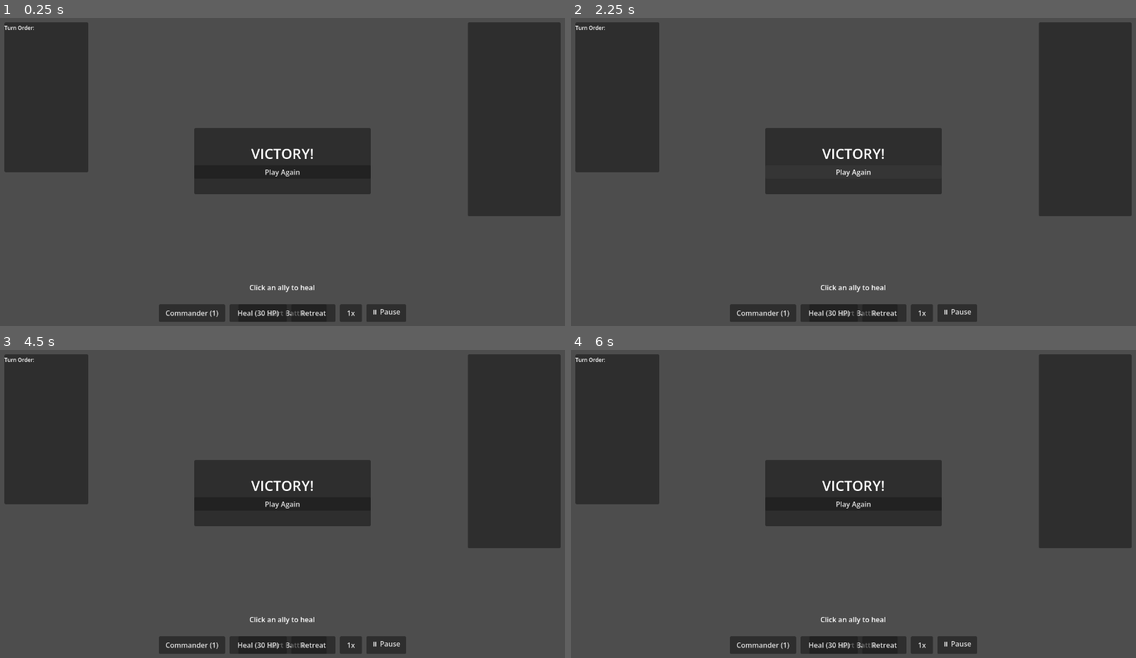
Above: before the commit, frames 1-4 (two rows, left to right).
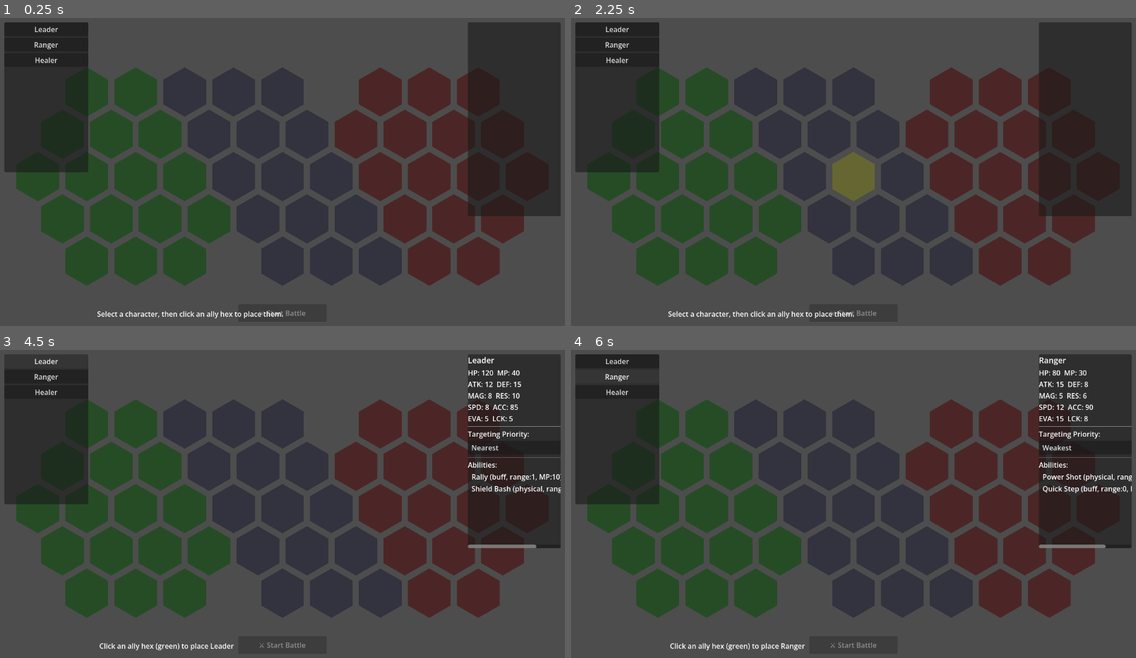
Above: after the commit, the same moments.

Repository: TunaCan-Jerry/automatic-dreamland
Game: Godot game, scene res://scenes/battle/battle.tscn
Two runs of this game, one before a commit and one after it. Both use one fixed random seed, a clock stepped at 60 frames per second and the inputs below.
Inputs (mouse positions are in pixels of both pictures, inside the frame that each line leads up to):
- Up to frame 1 (0.25 s): no input
- Up to frame 2 (2.25 s): click (853, 313) at 0.5 s, where only the run before the commit has a clickable "⚔ Start Battle"; click (853, 313) at 1.25 s, where only the run before the commit has a clickable "⚔ Start Battle"; click (853, 172) at 2 s, where only the run before the commit has a clickable "Play Again"
- Up to frame 3 (4.5 s): click (282, 504) at 2.75 s, where only the run before the commit has a clickable "Play Again"; click (282, 504) at 3.5 s, where only the run before the commit has a clickable "Play Again"; click (45, 362) at 4.25 s, where only the run after the commit has a clickable "Leader"
- Up to frame 4 (6 s): click (763, 645) at 5 s, where only the run before the commit has a clickable "Commander (1)"; click (616, 377) at 5.75 s, where only the run after the commit has a clickable "Ranger"

The runs differ from the first frame. In frame 1, 37% of the frame differs, in the area x 0-93%, y 2-99%; in frame 2, 37%; in frame 3, 39%, in the area x 0-100%, y 2-99%; in frame 4, 39%.
Error before the commit: Parse Error: Cannot infer the type of "updated" variable because the value doesn't have a set type. (res://scripts/data/combatant_data.gd:52)

Commit message:
fix: UI mouse passthrough and combat AI rename
Set mouse_filter to IGNORE on full-screen UI Controls so hex
tiles underneath receive click input. Rename move_toward to
move_combatant_toward to avoid Godot builtin conflict. Fix
type inference on dict duplicate.

Co-Authored-By: Claude Opus 4.6 (1M context) <noreply@anthropic.com>

Diff:
--- a/scripts/battle/battle_ui.gd
+++ b/scripts/battle/battle_ui.gd
@@ -7,6 +7,11 @@
 
 var battle_manager: Node
 var selecting_heal_target: bool = false
+
+
+func _ready() -> void:
+	mouse_filter = Control.MOUSE_FILTER_IGNORE
+
 
 @onready var turn_order: HBoxContainer = $TopBar/TurnOrder
 @onready var turn_label: Label = $TopBar/TurnLabel
--- a/scripts/battle/pre_fight_ui.gd
+++ b/scripts/battle/pre_fight_ui.gd
@@ -11,6 +11,10 @@
 @onready var start_button: Button = $StartButton
 @onready var info_panel: VBoxContainer = $InfoPanel/ScrollContainer/VBoxContainer
 @onready var instructions: Label = $Instructions
+
+
+func _ready() -> void:
+	mouse_filter = Control.MOUSE_FILTER_IGNORE
 
 
 func setup(roster: Array[Dictionary], manager: Node) -> void:
--- a/scripts/data/combat_ai.gd
+++ b/scripts/data/combat_ai.gd
@@ -24,7 +24,7 @@
 		return {type = "ability", ability = basic, target = target, targets = [target]}
 
 	# Move toward target, then re-check range.
-	var move_result: Dictionary = move_toward(combatant, target.position, grid)
+	var move_result: Dictionary = move_combatant_toward(combatant, target.position, grid)
 	var new_dist: int = grid.hex_distance(combatant.position, target.position)
 
 	# Re-select ability after moving (position changed).
@@ -215,8 +215,11 @@
 			return enemies.filter(func(e): return e.is_alive())
 
 		"adjacent_allies":
-			return allies.filter(func(a): return a.is_alive() and
-					grid.hex_distance(combatant.position, a.position) <= 1)
+			var result: Array = []
+			for a in allies:
+				if a.is_alive() and grid.hex_distance(combatant.position, a.position) <= 1:
+					result.append(a)
+			return result
 
 		"adjacent_hexes":
 			# Grid neighbors occupied by enemies of the caster.
@@ -239,7 +242,7 @@
 ## Move combatant up to movement_allowance steps along the path toward target_pos.
 ## Updates grid occupancy and combatant.position.
 ## Returns {path: Array[Vector2i], moved: bool}
-func move_toward(combatant: CombatantData, target_pos: Vector2i, grid: HexGrid) -> Dictionary:
+func move_combatant_toward(combatant: CombatantData, target_pos: Vector2i, grid: HexGrid) -> Dictionary:
 	var full_path: Array[Vector2i] = grid.find_path(combatant.position, target_pos)
 
 	if full_path.size() <= 1:
--- a/scripts/data/combatant_data.gd
+++ b/scripts/data/combatant_data.gd
@@ -49,7 +49,7 @@
 	for effect in status_effects:
 		var turns_left: int = effect.get("remaining_turns", 0) - 1
 		if turns_left > 0:
-			var updated := effect.duplicate()
+			var updated = effect.duplicate()
 			updated["remaining_turns"] = turns_left
 			remaining.append(updated)
 	status_effects = remaining
